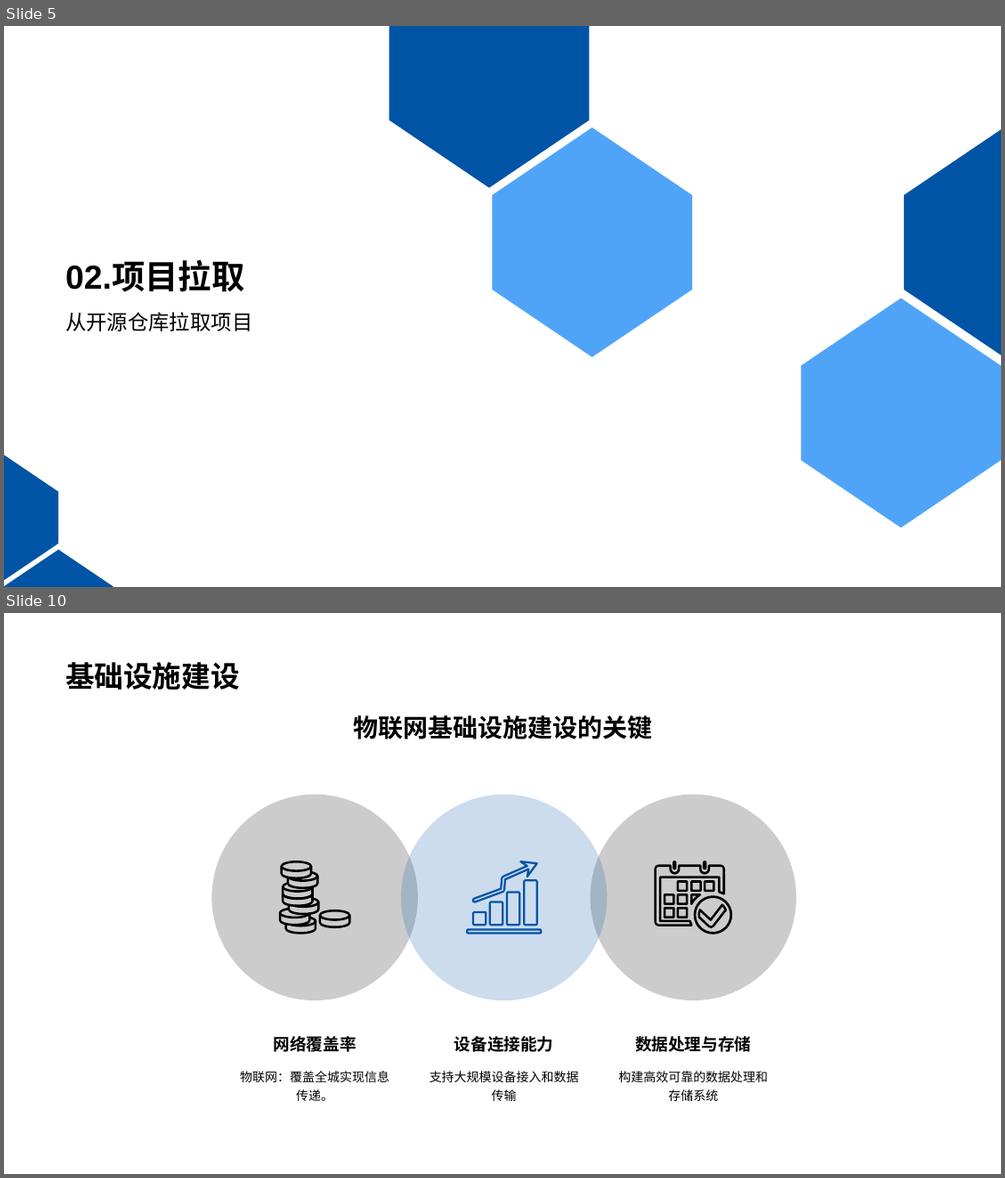
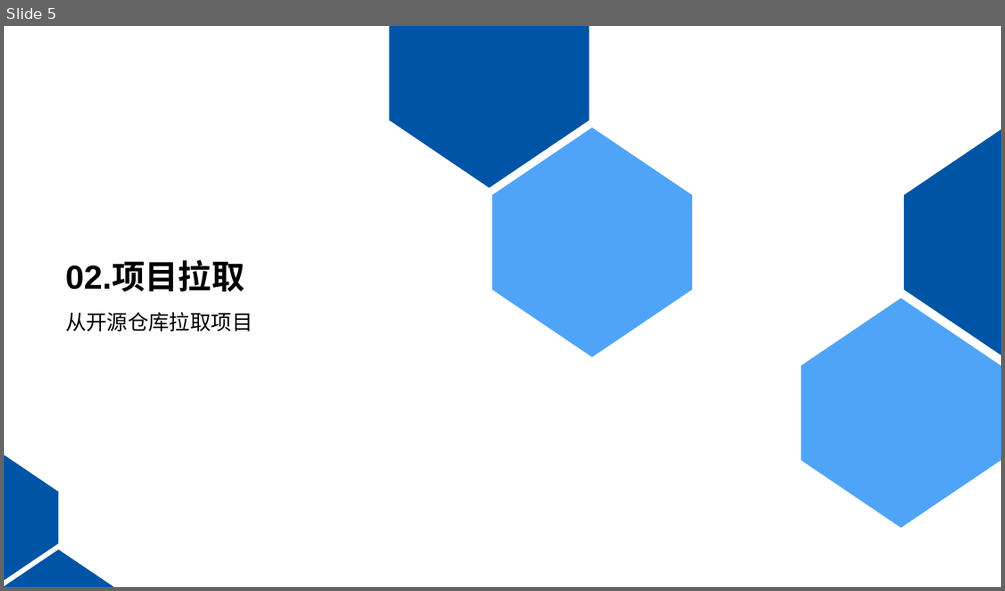
Before and after one commit to KouShenhai/KCloud-Platform-IoT, a slide deck: 老寇云平台-项目运行讲解.pptx. Shown one above the other, each under a label of ours: slides 5 and 10 before the commit, slide 5 after it; the slides between them are not shown. The pictures are 1005x1178 and 1005x591 pixels, drawn with LibreOffice and Linux fonts; fonts in the diff are those of the drawing; background and template pictures are left out. Boxes give left, top, right and bottom in pixels: in the first picture for what was removed or moved away, otherwise in the second. Text is boxed around its words. In the diff, an @@ line names an element or a change of style, - is before the commit and + after.

```diff
--- a/老寇云平台-项目运行讲解.pptx
+++ b/老寇云平台-项目运行讲解.pptx
@@ slide 10 removed at (4, 613, 1001, 1174), background picture (left out) @@
@@ rectangle removed at (4, 613, 1001, 1174) @@
@@ title removed at (65, 662, 240, 690) @@
-基础设施建设
@@ group removed at (212, 715, 797, 1101): 38 freeform shapes, 7 texts @@
-网络覆盖率
-物联网：覆盖全城实现信息传递。
-设备连接能力
-支持大规模设备接入和数据传输
-数据处理与存储
-构建高效可靠的数据处理和存储系统
-物联网基础设施建设的关键
```
Also in this commit, not shown: 6 slides changed, 5 slides added, 8 other slides removed, 2 other files.
